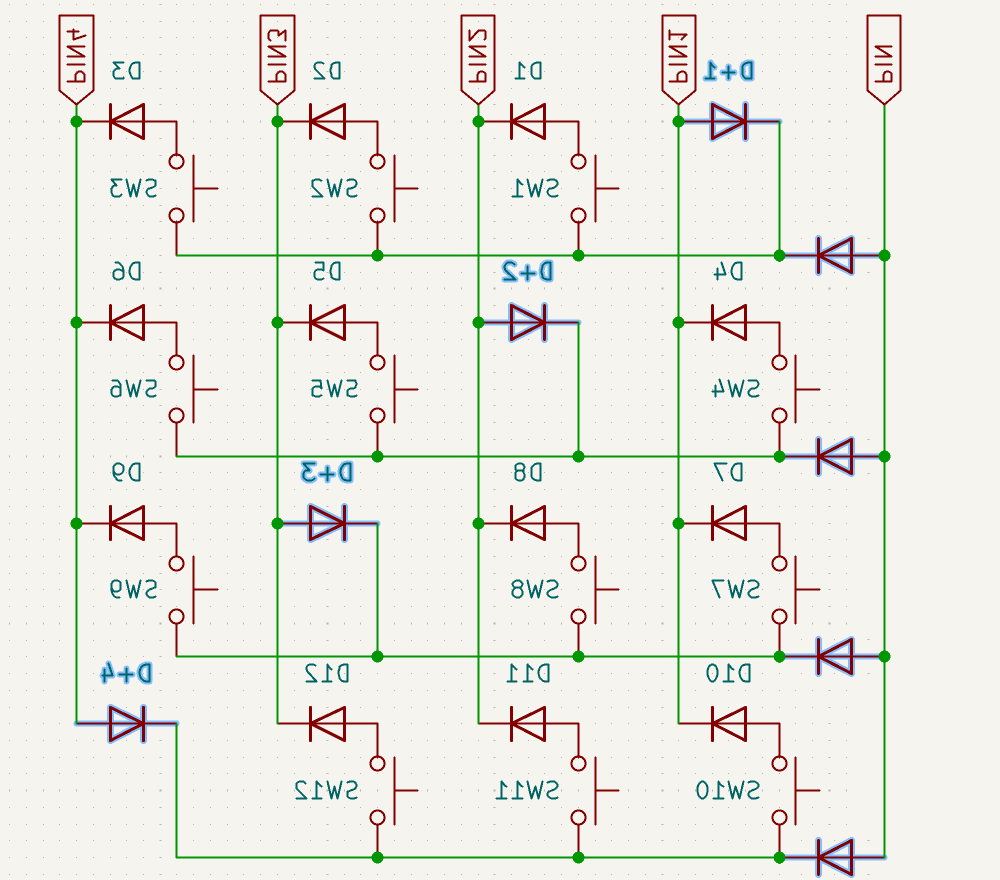
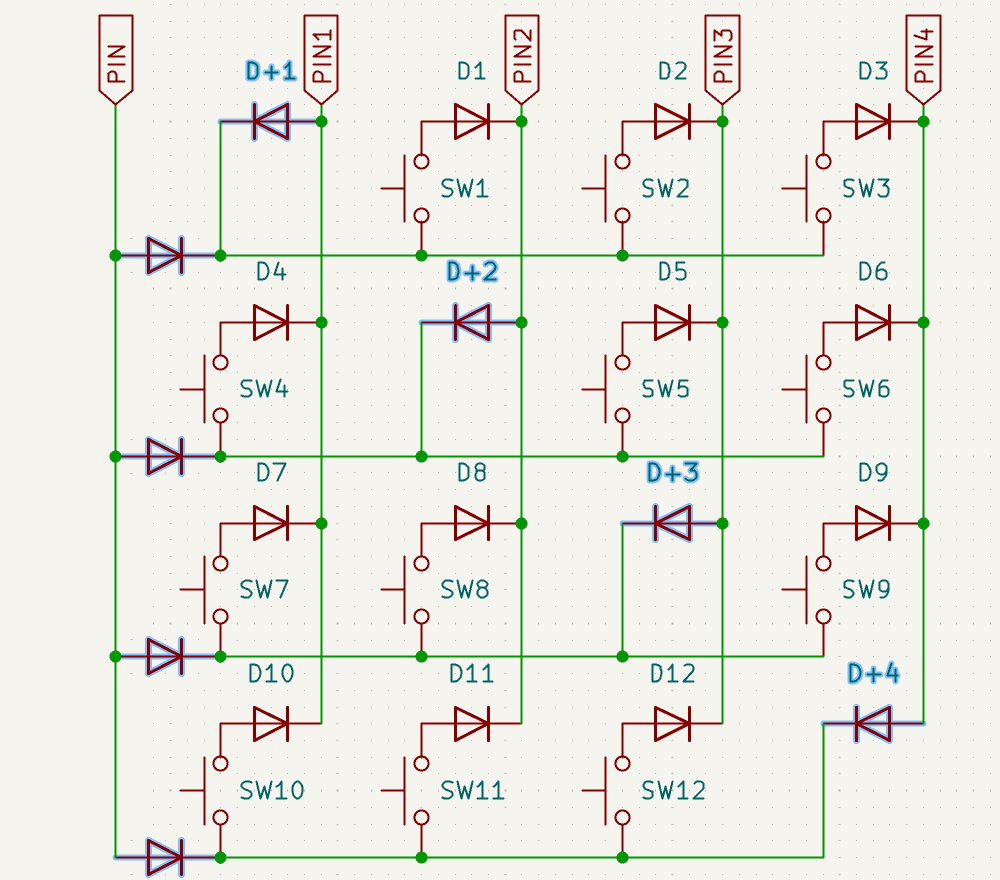
The second 1000px x 880px image is a revision of the first. Changes to its layers:
painted on "4-pin-improved-square-matrix.png" over [9, 4, 991, 878]
